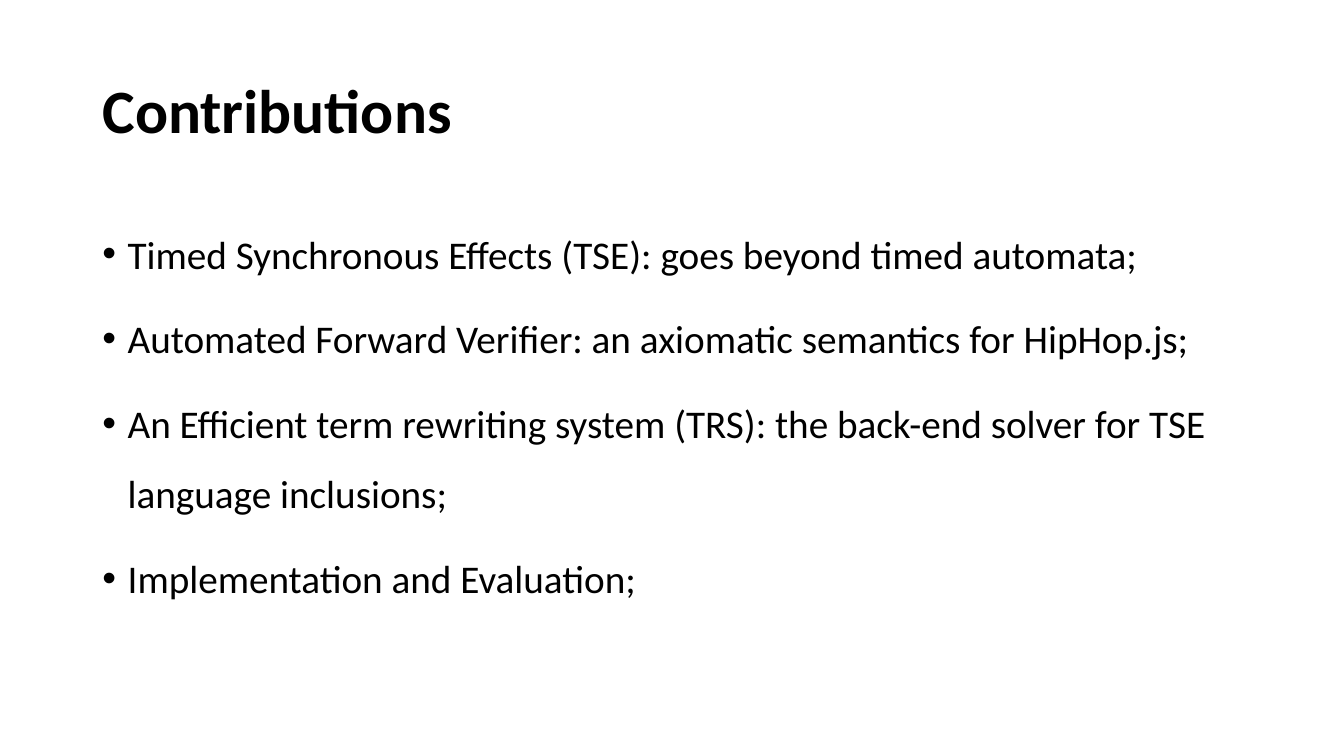
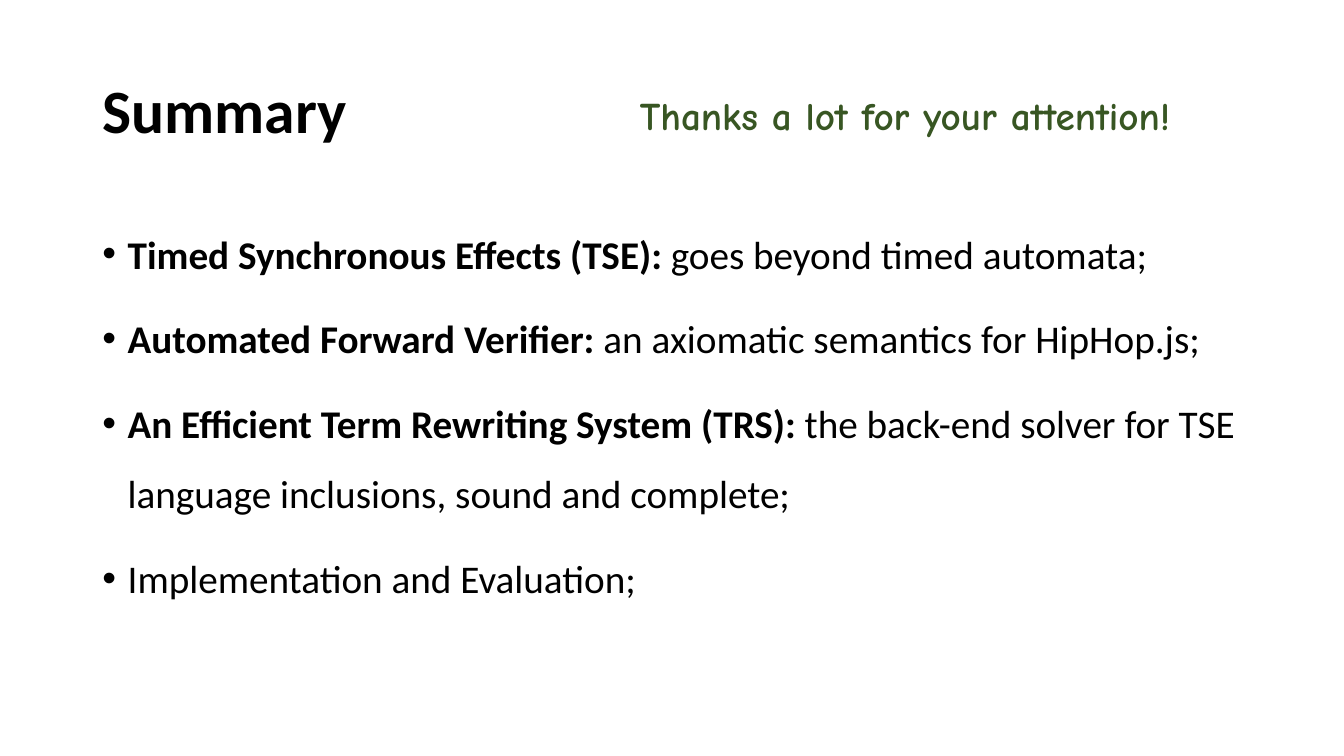
Before and after one commit to songyahui/Semantics_HIPHOP, a slide deck: slide 17 of timed_eff.pptx (slide 3 before the commit). Drawn at 1344x756 pixels with LibreOffice and Linux fonts; fonts in the diff are those of the drawing. Boxes give left, top, right and bottom in pixels: in the first picture for what was removed or moved away, otherwise in the second. Text is boxed around its words. In the diff, an @@ line names an element or a change of style, - is before the commit and + after.

```diff
--- a/timed_eff.pptx
+++ b/timed_eff.pptx
@@ title at [102,92,346,143]: text changed @@
-Contributions
+Summary
@@ text added at [640,103,1170,137], 28 pt, text #385723, bold @@
+Thanks a lot for your attention!
@@ text at [128,240,1200,360]: bold on in "Timed Synchronous Effects (TSE):", "Automated Forward Verifier:" @@
@@ text at [128,409,1235,515]: text changed @@
-• An Efficient term rewriting system (TRS): the back-end solver for TSE language inclusions;
+• An Efficient Term Rewriting System (TRS): the back-end solver for TSE language inclusions, sound and complete;
```
Also in this commit, not shown: 4 other slides changed, 12 slides added, 2 slides removed, 1 other file.
